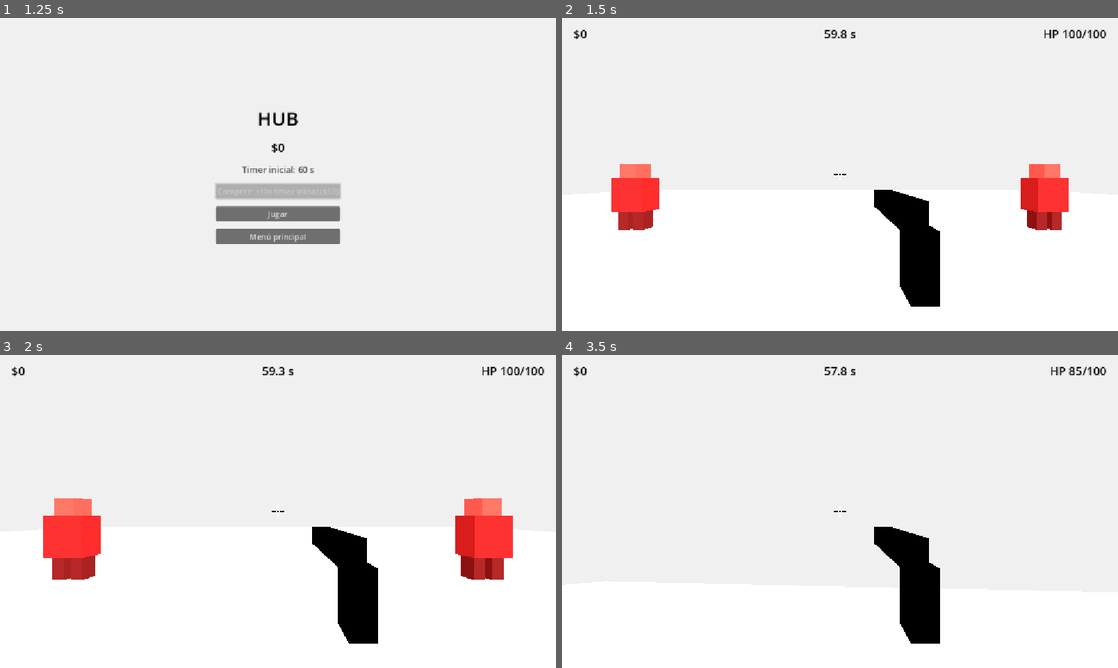
Above: before the commit, frames 1-4 (two rows, left to right).
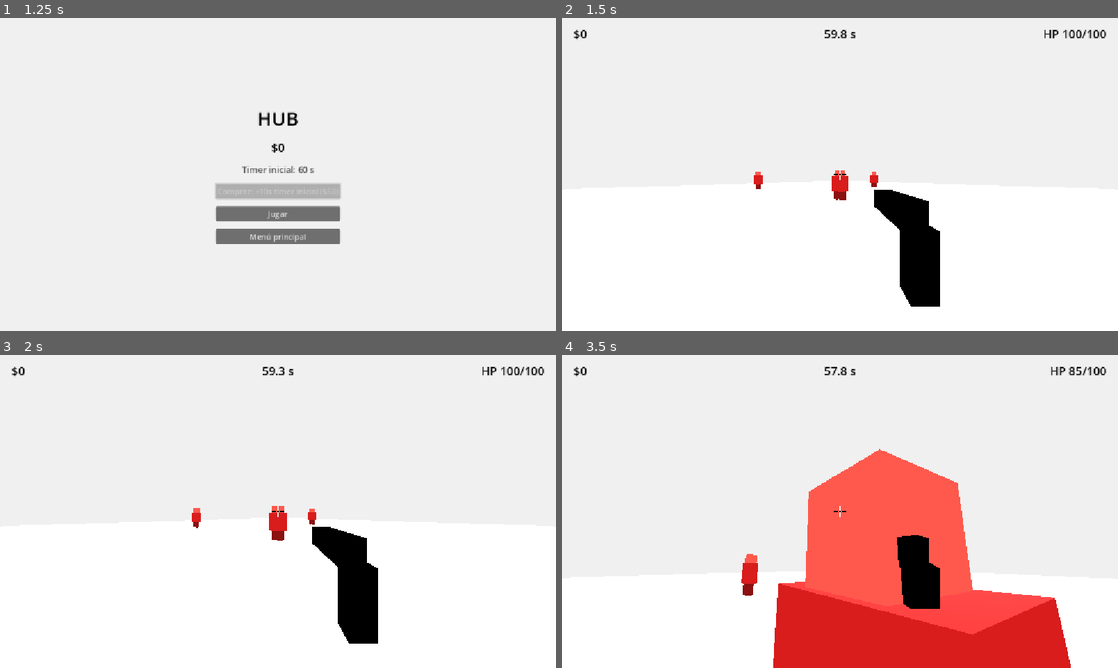
Above: after the commit, the same moments.

Repository: Veilen1/Deadline
Game: Godot game, scene res://scenes/ui/main_menu.tscn
Two runs of this game, one before a commit and one after it. Both use one fixed random seed, a clock stepped at 60 frames per second and the inputs below.
Inputs (mouse positions are in pixels of both pictures, inside the frame that each line leads up to):
- Up to frame 1 (1.25 s): click "Jugar" at 0.5 s
- Up to frame 2 (1.5 s): click "Jugar" at 1.25 s
- Up to frame 3 (2 s): no input
- Up to frame 4 (3.5 s): move the mouse to (867, 511) at 2.02 s; press the mouse at (867, 511) at 2.03 s; hold W (move_forward) from 2.03 s (still down); move the mouse to (812, 511) at 2.77 s; release the mouse at (812, 511) at 2.78 s; click (812, 511) at 2.85 s

Frame 1 is identical in both runs. In frame 2, 3.4% of the frame differs, in the area x 8-92%, y 46-68%; in frame 3, 5.0%; in frame 4, 23%, in the area x 32-92%, y 30-100%.

Commit message:
feat(player): spawnear en la esquina mirando al centro

Diff:
--- a/scenes/main.tscn
+++ b/scenes/main.tscn
@@ -11,7 +11,7 @@
 script = ExtResource("1_main")
 
 [node name="Player" parent="." instance=ExtResource("2_player")]
-transform = Transform3D(1, 0, 0, 0, 1, 0, 0, 0, 1, 0, 0, 0)
+transform = Transform3D(-0.707107, 0, -0.707107, 0, 1, 0, 0.707107, 0, -0.707107, -15, 0, -15)
 
 [node name="Zone01" parent="." instance=ExtResource("3_zone")]
 
